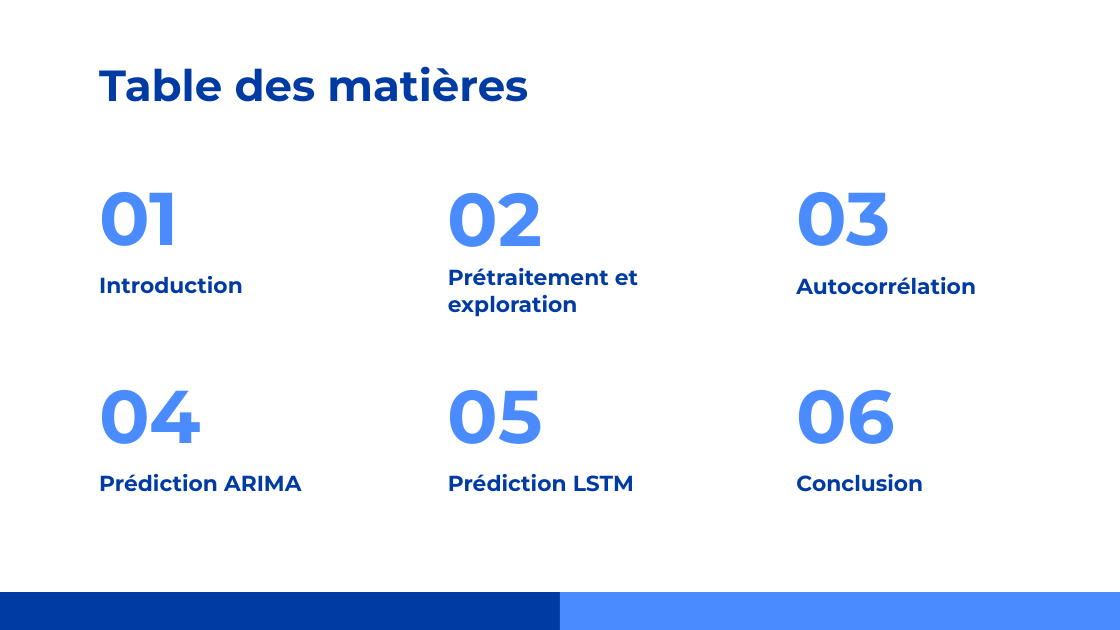
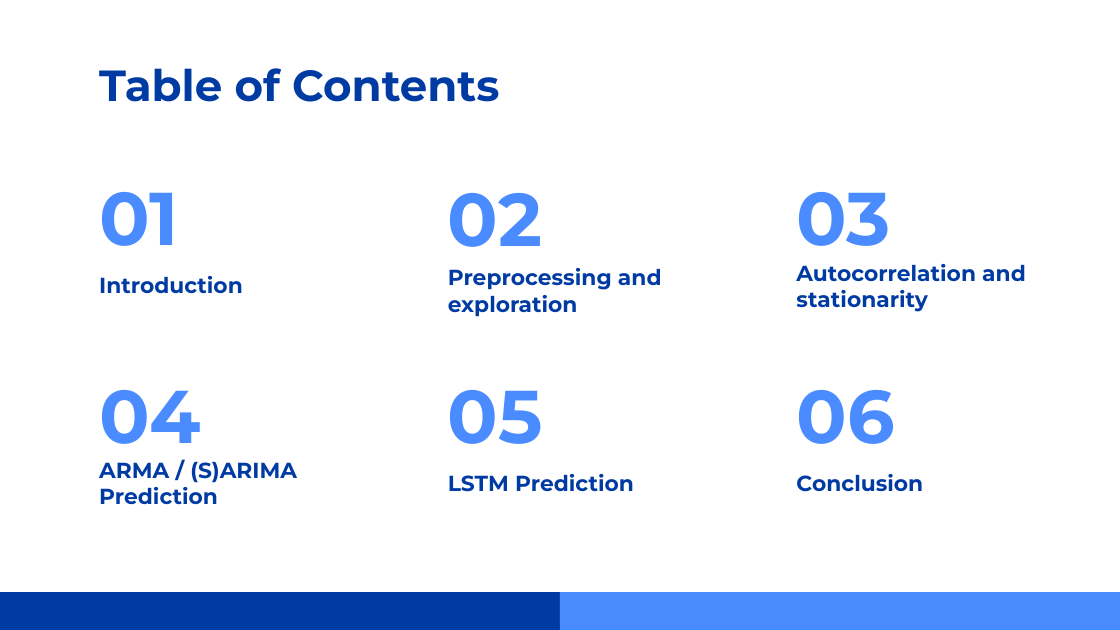
Before and after one commit to SuperMegaFort/TSM-AnSeqDa, a slide deck: slide 2 of presentation/pres_AnSeqDa.pptx. Drawn at 1120x630 pixels with LibreOffice and Linux fonts; fonts in the diff are those of the drawing. Boxes give left, top, right and bottom in pixels: in the first picture for what was removed or moved away, otherwise in the second. Text is boxed around its words. In the diff, an @@ line names an element or a change of style, - is before the commit and + after.

```diff
--- a/presentation/pres_AnSeqDa.pptx
+++ b/presentation/pres_AnSeqDa.pptx
@@ title at box(99, 68, 499, 102): text changed @@
-Table des matières
+Table of Contents
@@ text at box(448, 268, 662, 317): text changed @@
-Prétraitement et exploration
+Preprocessing and exploration
@@ text at box(796, 264, 1026, 312): text changed @@
-Autocorrélation
+Autocorrelation and stationarity
@@ text at box(99, 461, 297, 504): text changed @@
-Prédiction ARIMA
+ARMA / (S)ARIMA Prediction
@@ text at box(448, 474, 634, 492): text changed @@
-Prédiction LSTM
+LSTM Prediction
```
Also in this commit, not shown: 4 other slides changed, 21 slides added, 3 other files.
